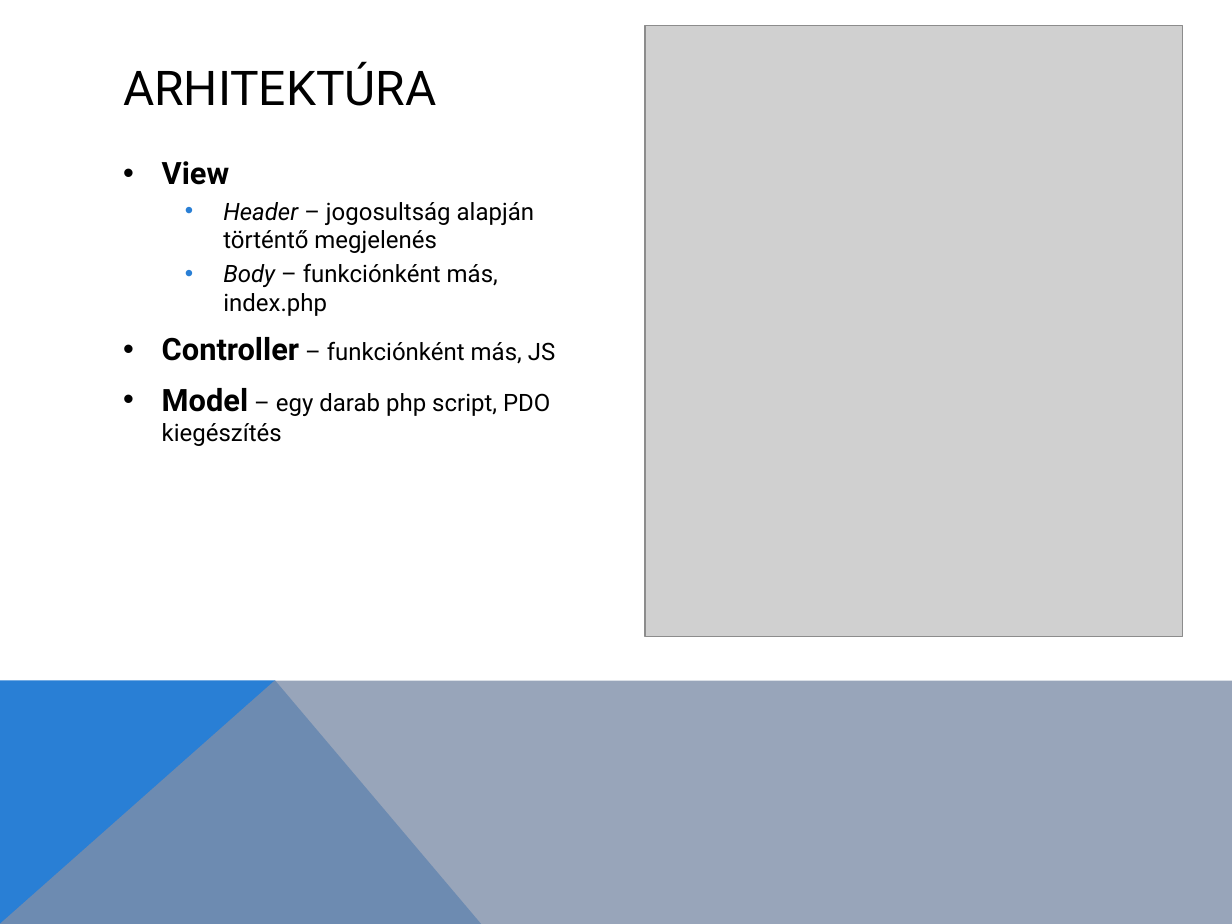
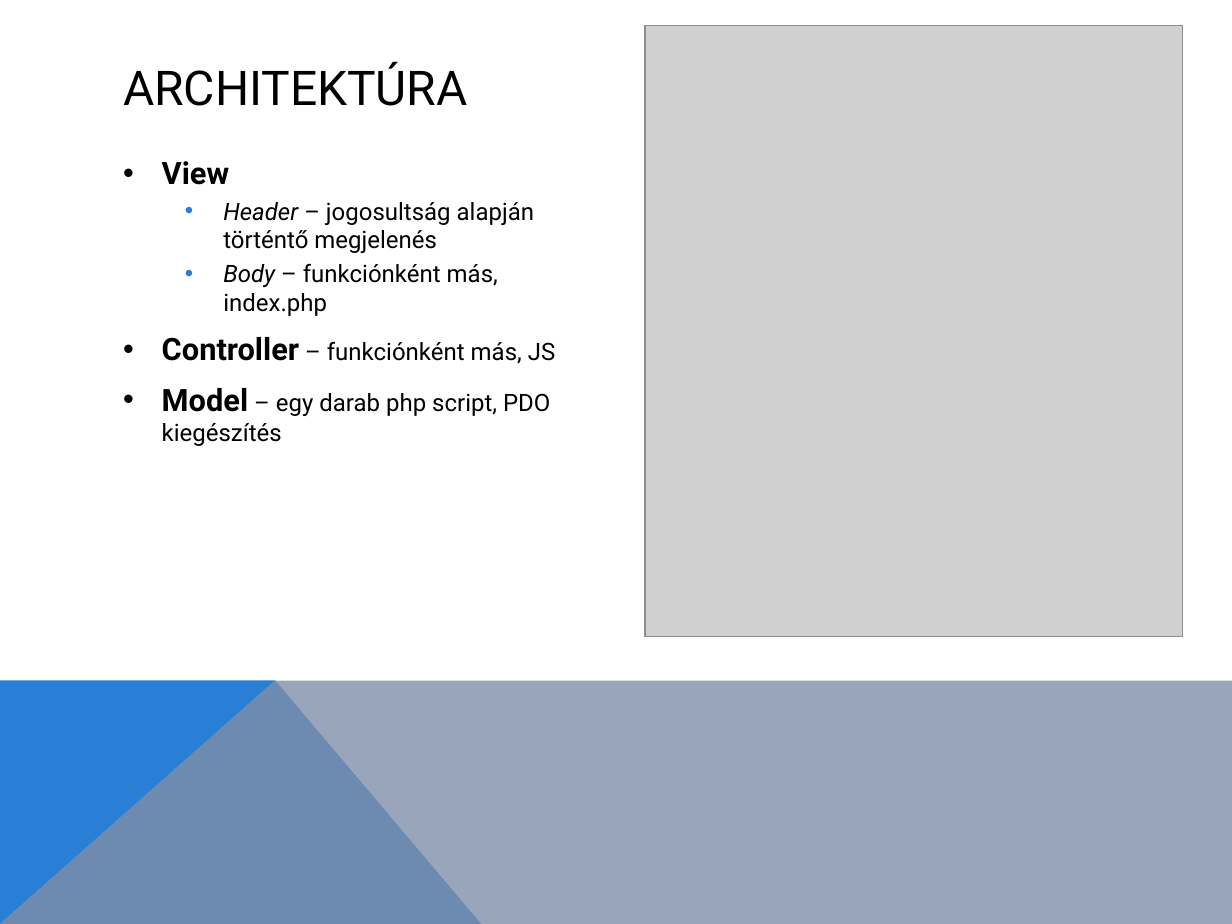
Before and after one commit to 1forintos/storage-manager, a slide deck: slide 2 of doc/prezi.pptx. Drawn at 1232x924 pixels with LibreOffice and Linux fonts; fonts in the diff are those of the drawing; grey boxes stand for pictures. Boxes give left, top, right and bottom in pixels: in the first picture for what was removed or moved away, otherwise in the second. Text is boxed around its words. In the diff, an @@ line names an element or a change of style, - is before the commit and + after.

```diff
--- a/doc/prezi.pptx
+++ b/doc/prezi.pptx
@@ title at [123,61,467,106]: text changed @@
-ARHITEKTÚRA
+ARCHITEKTÚRA
```
Also in this commit, not shown: 4 slides added, 1 slide removed.
